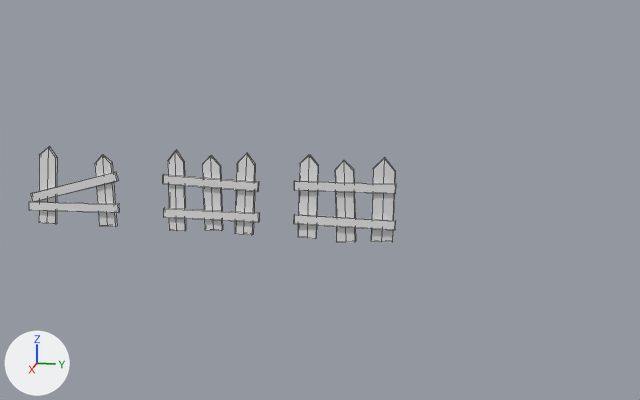
What one commit did to the Blender file Assets/3DObj/Fence.blend.
Both versions are drawn from a 50 mm camera at (91.7, -7.9, 23.2) aimed at (-0.3, -26.3, 0.2). Lighting does not change. The marker at lower left points along +X, +Y and +Z. Mesh edges are drawn as thin lines.

Objects in the first picture: 'Cube.004', 'Cube.005', 'Cube.006', 'Cube.007', 'Cube.008', 'Cube.009', 'fence post.006', 'fence post.007', 'fence post.008', 'fence post.009', 'fence post.010', 'fence post.011', 'fence post.012', 'fence post.014'.
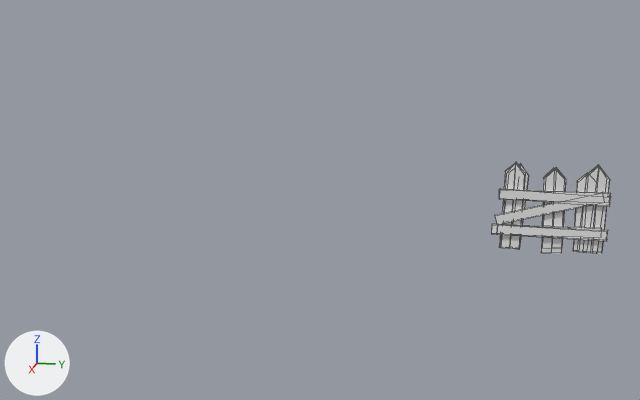
Location of each change, (x1, y1, x2, y2) in pixels of the pictures (640 x 400 px):
'fence post.006', moved
    before: (371, 158, 395, 242)
    after: (584, 165, 610, 253)
'Cube.004', moved
    before: (294, 181, 396, 194)
    after: (499, 189, 611, 203)
'Cube.005', moved
    before: (294, 214, 396, 230)
    after: (497, 224, 607, 241)
'fence post.007', moved
    before: (335, 161, 356, 242)
    after: (541, 168, 564, 253)
'fence post.010', moved
    before: (235, 153, 255, 235)
    after: (577, 166, 602, 254)
'Cube.008', moved
    before: (31, 172, 118, 202)
    after: (495, 192, 603, 225)
'fence post.008', moved
    before: (298, 155, 318, 239)
    after: (499, 163, 525, 250)
'fence post.011', moved
    before: (168, 150, 186, 231)
    after: (505, 162, 524, 225)
'fence post.012', moved
    before: (202, 155, 223, 231)
    after: (542, 168, 566, 248)
'Cube.006', moved
    before: (163, 174, 259, 191)
    after: (500, 188, 611, 207)
'fence post.009', moved
    before: (95, 155, 117, 227)
    after: (573, 173, 589, 252)
'fence post.014', moved
    before: (39, 147, 57, 224)
    after: (519, 164, 529, 246)
'Cube.007', moved
    before: (164, 208, 260, 222)
    after: (527, 226, 608, 240)
'Cube.009', moved
    before: (29, 201, 120, 213)
    after: (492, 224, 602, 234)

The change in detail:
Object 'Cube.004' (ob_cube_004) moves from (0.4, -19.0, 2.0) to (0.24, 2.7, 2.02).
Object 'Cube.005' (ob_cube_005) moves from (0.4, -19.0, -2.0) to (0.24, 2.7, -1.98).
Object 'fence post.006' (ob_fence_post_006) moves from (0.0, -19.4, 0.0) to (-0.16, 2.3, 0.02).
Object 'fence post.007' (ob_fence_post_007) moves from (0.0, -23.5, -0.23) to (-0.16, -1.8, -0.21).
Object 'fence post.008' (ob_fence_post_008) moves from (0.0, -27.6, 0.13) to (-0.16, -5.9, 0.15).
Object 'Cube.006' (ob_cube_006) moves from (0.4, -34.0, 1.6) to (0.24, 2.74, 1.67).
Object 'Cube.007' (ob_cube_007) moves from (0.4, -34.0, -1.93) to (0.24, 2.74, -1.86).
Object 'fence post.010' (ob_fence_post_010) moves from (0.0, -34.7, 0.0) to (-0.16, 2.05, 0.07).
Object 'fence post.011' (ob_fence_post_011) moves from (0.0, -42.6, 0.0) to (-0.16, -5.86, 0.07).
Object 'fence post.012' (ob_fence_post_012) moves from (0.0, -38.43, 0.0) to (-0.16, -1.68, 0.07).
Object 'Cube.008' (ob_cube_008) moves from (0.4, -50.42, 1.75) to (0.21, 2.13, 1.81).
Object 'Cube.009' (ob_cube_009) moves from (0.4, -50.42, -1.72) to (0.21, 2.13, -1.66).
Object 'fence post.009' (ob_fence_post_009) moves from (0.02, -51.12, -0.27) to (-0.18, 1.44, -0.2).
Object 'fence post.014' (ob_fence_post_014) moves from (-0.05, -58.25, 0.0) to (-0.24, -5.7, 0.06).
